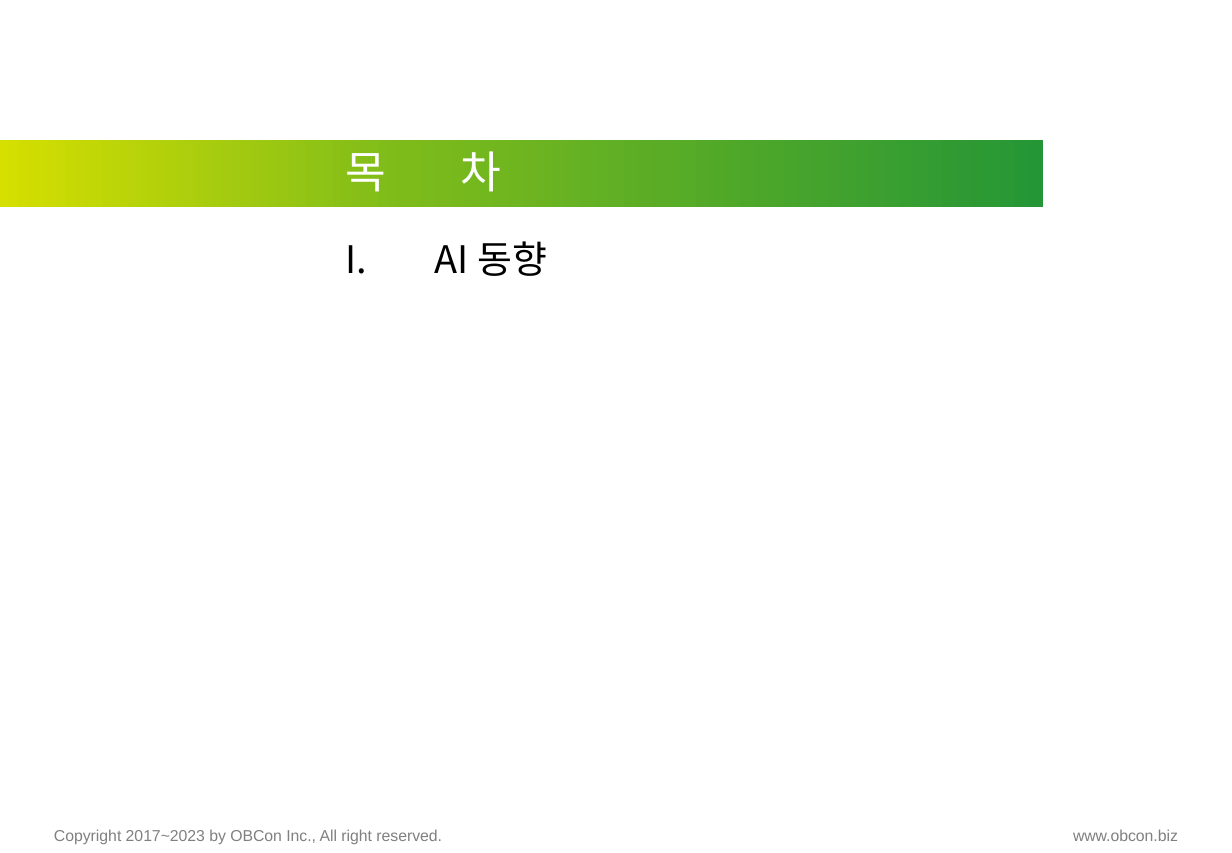
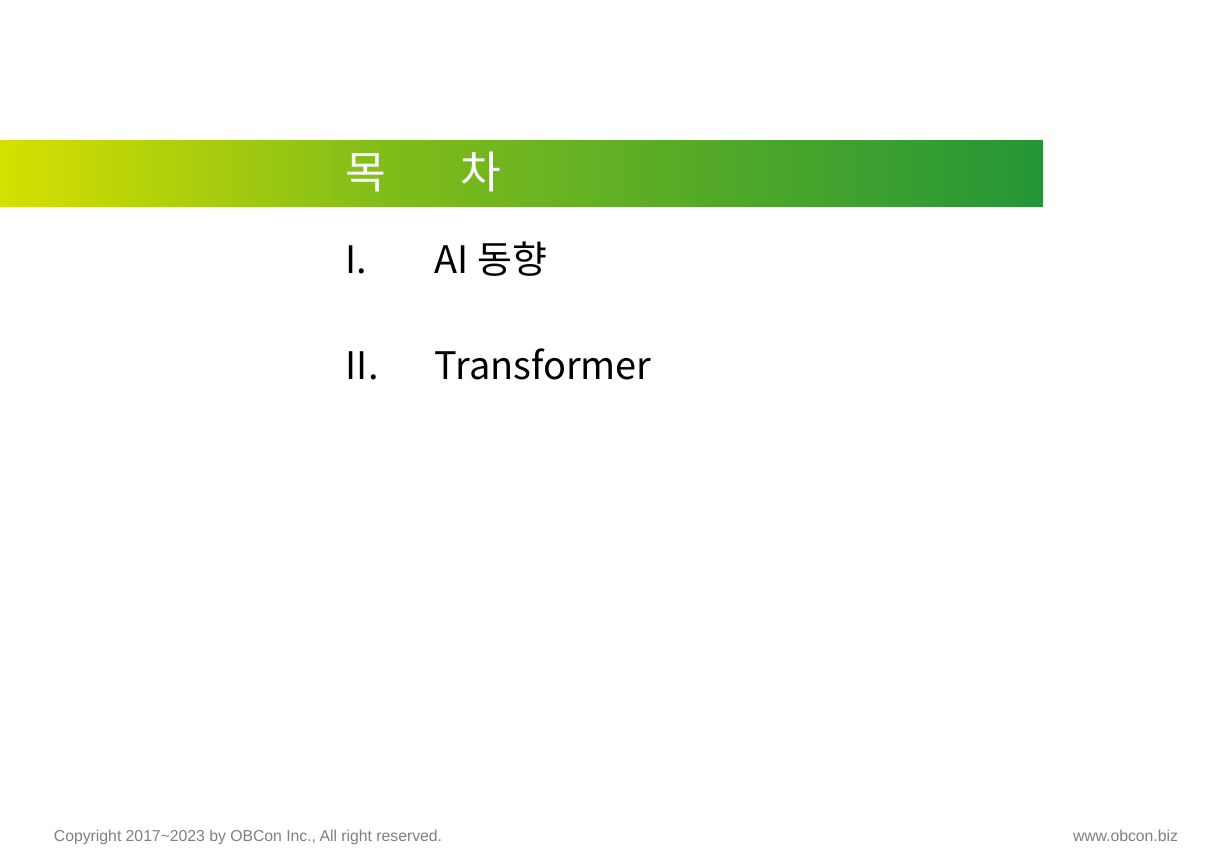
Before and after one commit to pnuskgh/EFriendExpert, a slide deck: slide 3 of laboratory/pnuskgh/docs/Deep_Learning_002.pptx. Drawn at 1232x853 pixels with LibreOffice and Linux fonts; fonts in the diff are those of the drawing. Boxes give left, top, right and bottom in pixels: in the first picture for what was removed or moved away, otherwise in the second. Text is boxed around its words. In the diff, an @@ line names an element or a change of style, - is before the commit and + after.

```diff
--- a/laboratory/pnuskgh/docs/Deep_Learning_002.pptx
+++ b/laboratory/pnuskgh/docs/Deep_Learning_002.pptx
@@ text at bbox=[435, 348, 652, 380]: paragraph added @@
+II. Transformer
```
Also in this commit, not shown: 3 other slides changed, 9 slides added, 24 slides removed, 7 other files.
